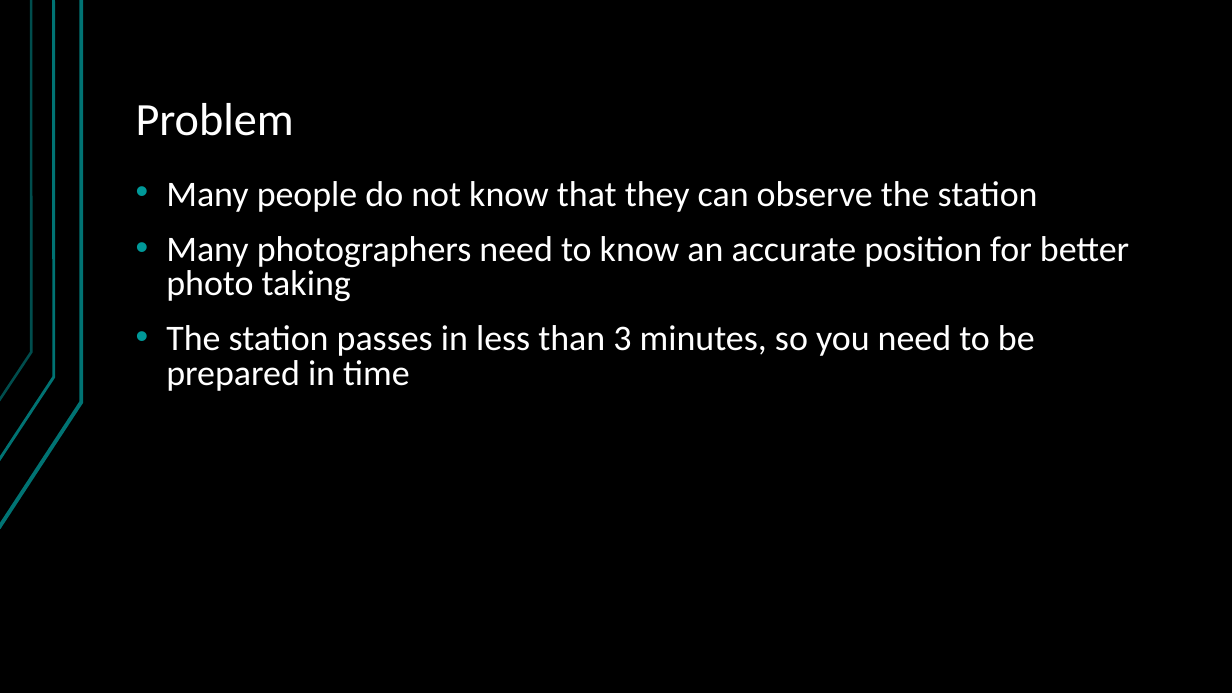
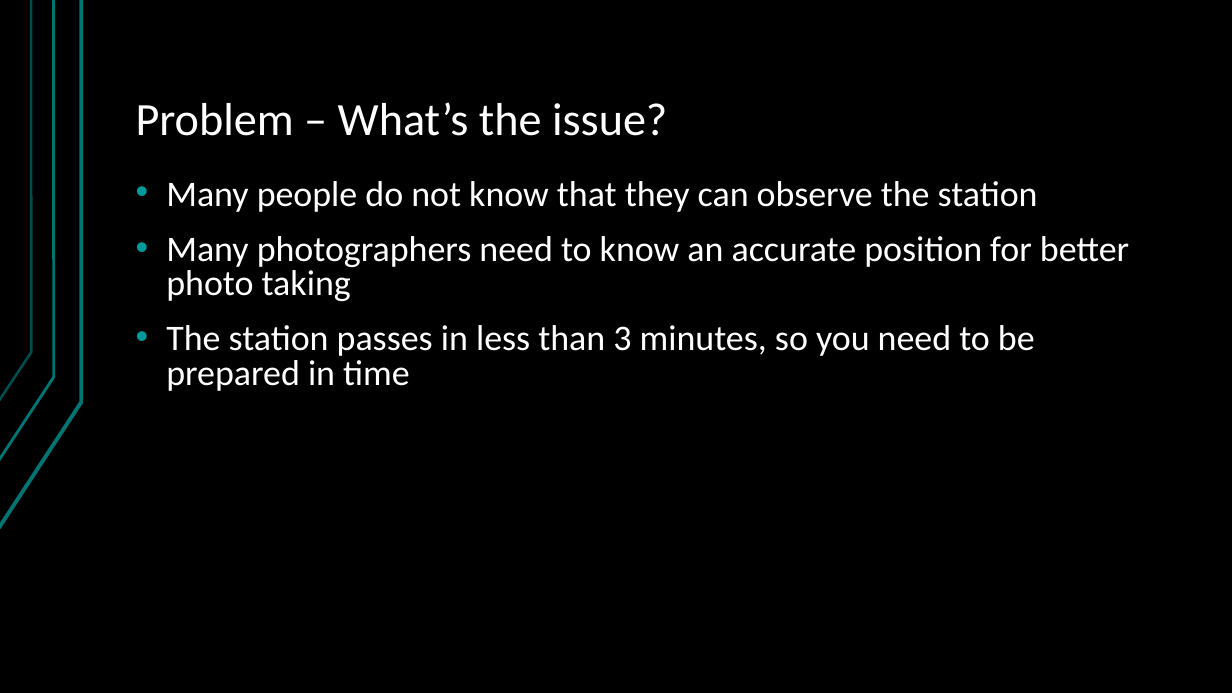
Before and after one commit to TKonov/NasaChallenge, a slide deck: slide 2 of Docs/ISS Finder Presentation.pptx. Drawn at 1232x693 pixels with LibreOffice and Linux fonts; fonts in the diff are those of the drawing; background and template pictures are left out. Boxes give left, top, right and bottom in pixels: in the first picture for what was removed or moved away, otherwise in the second. Text is boxed around its words. In the diff, an @@ line names an element or a change of style, - is before the commit and + after.

```diff
--- a/Docs/ISS Finder Presentation.pptx
+++ b/Docs/ISS Finder Presentation.pptx
@@ title at bbox=[136, 102, 667, 136]: text changed @@
-Problem
+Problem – What’s the issue?
```
Also in this commit, not shown: 3 other slides changed, 2 slides added, 1 slide removed.
